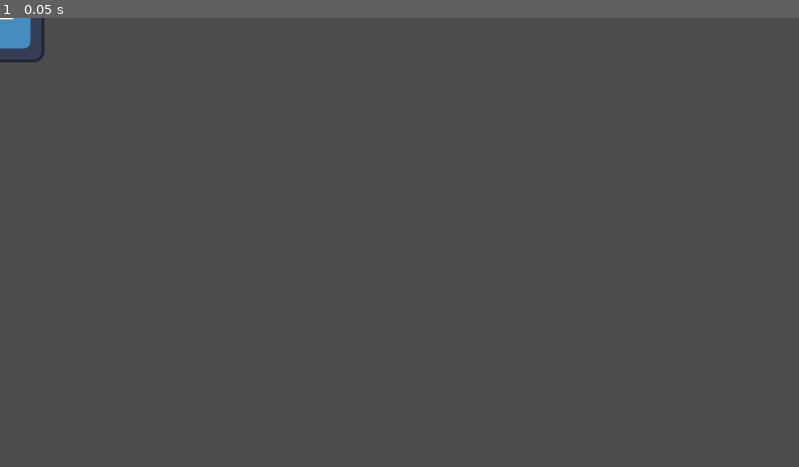
Above: before the commit, frame 1.
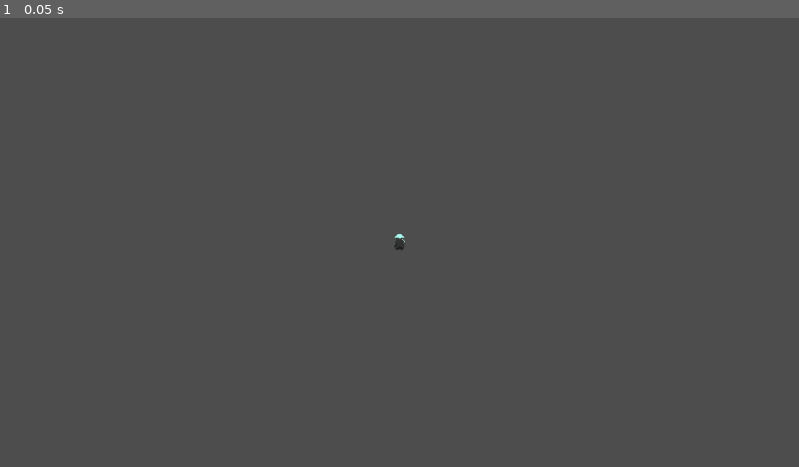
Above: after the commit, the same moment.

Repository: Hisoka-Morow-404/project-c
Game: Godot game, scene res://Game.tscn
Same seed, same stepped clock (60 frames per second), same inputs: the game is played once before the commit and once after it. The project has no main scene, so this scene is started directly. The engine's default icon, where the game draws it, is replaced by a stand-in: a white triangle on a blue panel in a dark square.
Inputs:
- Up to frame 1 (0.05 s): no input

The runs differ from the first frame. In frame 1, 0.4% of the frame differs, in the area x 0-51%, y 0-52%.
Error before the commit: Parse Error: Cannot pass a value of type "String" as "Callable". (res://scenes/entities/Player/Player.gd:13)

Commit message:
player animation

Diff:
--- a/scenes/entities/Player/Player.gd
+++ b/scenes/entities/Player/Player.gd
@@ -10,7 +10,8 @@
 var gravity = ProjectSettings.get_setting("physics/2d/default_gravity")
 
 func _ready():
-	self.damage_signal.connect("apply_damage")
+	$AnimationPlayer.play("Idle")
+##	self.damage_signal.connect("apply_damage")
 
 
 func _physics_process(delta):
--- a/scenes/entities/Player/Player.tscn
+++ b/scenes/entities/Player/Player.tscn
@@ -1,7 +1,7 @@
-[gd_scene load_steps=7 format=3 uid="uid://bn8i31fmxjrck"]
+[gd_scene load_steps=10 format=3 uid="uid://bn8i31fmxjrck"]
 
 [ext_resource type="Script" path="res://scenes/entities/Player/Player.gd" id="1_85vwv"]
-[ext_resource type="Texture2D" uid="uid://ba88mc0twwmoo" path="res://icon.svg" id="2_5jcgn"]
+[ext_resource type="Texture2D" uid="uid://chpkubdlqcw41" path="res://scenes/entities/Player/PG.png" id="2_3ye33"]
 [ext_resource type="Script" path="res://scenes/entities/Player/PlayerStateMachine.gd" id="3_2ebx6"]
 [ext_resource type="Script" path="res://scenes/entities/Player/Hitbox.gd" id="4_urwx8"]
 
@@ -9,14 +9,50 @@
 
 [sub_resource type="RectangleShape2D" id="RectangleShape2D_5i6by"]
 
+[sub_resource type="Animation" id="Animation_35wdy"]
+resource_name = "Idle"
+length = 0.7
+loop_mode = 1
+tracks/0/type = "value"
+tracks/0/imported = false
+tracks/0/enabled = true
+tracks/0/path = NodePath(".:frame")
+tracks/0/interp = 1
+tracks/0/loop_wrap = true
+tracks/0/keys = {
+"times": PackedFloat32Array(0, 0.1, 0.2, 0.3, 0.4, 0.5, 0.6),
+"transitions": PackedFloat32Array(1, 1, 1, 1, 1, 1, 1),
+"update": 1,
+"values": [0, 1, 2, 3, 4, 5, 6]
+}
+
+[sub_resource type="Animation" id="Animation_ic4v8"]
+length = 0.001
+tracks/0/type = "value"
+tracks/0/imported = false
+tracks/0/enabled = true
+tracks/0/path = NodePath(".:frame")
+tracks/0/interp = 1
+tracks/0/loop_wrap = true
+tracks/0/keys = {
+"times": PackedFloat32Array(0),
+"transitions": PackedFloat32Array(1),
+"update": 1,
+"values": [0]
+}
+
+[sub_resource type="AnimationLibrary" id="AnimationLibrary_ru575"]
+_data = {
+"Idle": SubResource("Animation_35wdy"),
+"RESET": SubResource("Animation_ic4v8")
+}
+
 [node name="Player" type="CharacterBody2D"]
 script = ExtResource("1_85vwv")
-speed = null
-jump_velocity = null
-healt = null
 
 [node name="Sprite2D" type="Sprite2D" parent="."]
-texture = ExtResource("2_5jcgn")
+texture = ExtResource("2_3ye33")
+hframes = 7
 
 [node name="PlayerStateMachine" type="Node" parent="."]
 script = ExtResource("3_2ebx6")
@@ -30,4 +66,12 @@
 [node name="CollisionShape2D" type="CollisionShape2D" parent="."]
 shape = SubResource("RectangleShape2D_5i6by")
 
+[node name="AnimationPlayer" type="AnimationPlayer" parent="."]
+root_node = NodePath("../Sprite2D")
+libraries = {
+"": SubResource("AnimationLibrary_ru575")
+}
+
+[node name="Camera2D" type="Camera2D" parent="."]
+
 [connection signal="body_entered" from="Area2DHitBox" to="Area2DHitBox" method="_on_body_entered"]
Binary file added: scenes/entities/Player/PG.png
Not shown, added: scenes/entities/Player/PG.png.import
